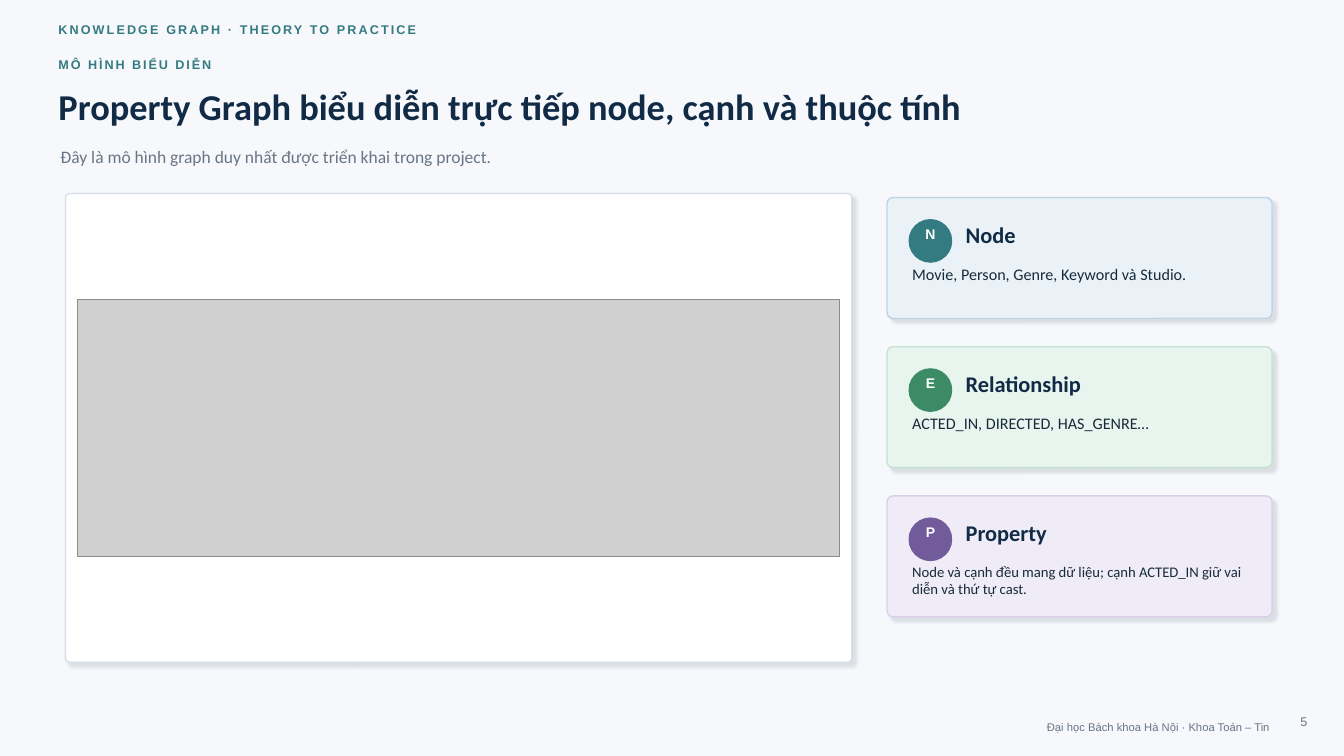
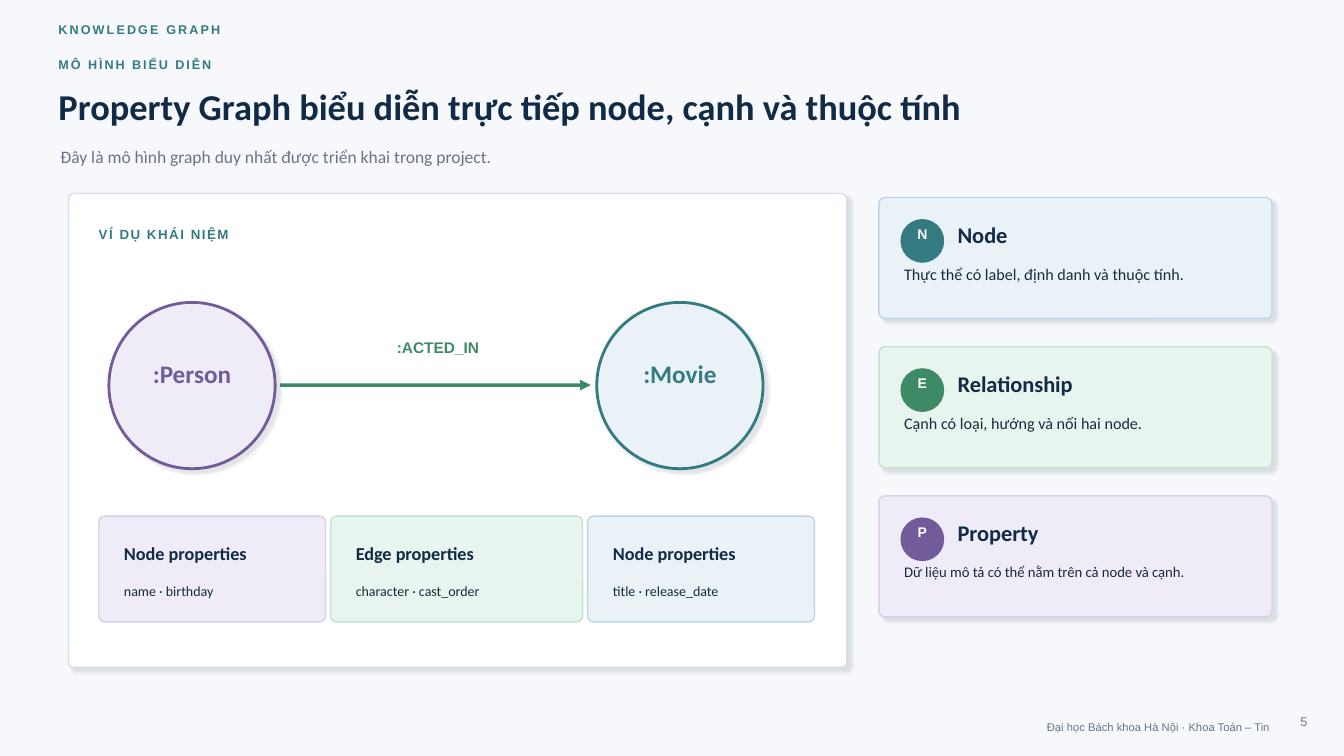
Before and after one commit to khanhhk/advanced_database, a slide deck: slide 5 of docs/deliverables/slide/movie_knowledge_graph_defense.pptx. Drawn at 1344x756 pixels with LibreOffice and Linux fonts; fonts in the diff are those of the drawing; grey boxes stand for pictures. Boxes give left, top, right and bottom in pixels: in the first picture for what was removed or moved away, otherwise in the second. Text is boxed around its words. In the diff, an @@ line names an element or a change of style, - is before the commit and + after.

```diff
--- a/docs/deliverables/slide/movie_knowledge_graph_defense.pptx
+++ b/docs/deliverables/slide/movie_knowledge_graph_defense.pptx
@@ text at [58, 25, 220, 34]: text changed @@
-KNOWLEDGE GRAPH · THEORY TO PRACTICE
+KNOWLEDGE GRAPH
@@ rounded rectangle: place and size @@
-rounded rectangle at [66, 194, 852, 662]
+rounded rectangle at [69, 194, 847, 667]
@@ rounded rectangle at [69, 194, 847, 667]: proportions changed @@
@@ rounded rectangle: place and size @@
-rounded rectangle at [887, 198, 1272, 319]
+rounded rectangle at [879, 198, 1272, 319]
@@ text added at [99, 228, 229, 242], 9.5 pt, text #337B80, bold @@
+VÍ DỤ KHÁI NIỆM
@@ text "Node": place and size @@
-text "Node" at [966, 227, 1016, 243]
+text "Node" at [958, 227, 1008, 243]
@@ text at [904, 267, 1184, 283]: text changed @@
-Movie, Person, Genre, Keyword và Studio.
+Thực thể có label, định danh và thuộc tính.
@@ picture removed at [78, 299, 840, 558] @@
@@ ellipse added at [109, 302, 275, 469], fill #F0ECF7, outline #725B9B 2 pt @@
@@ ellipse added at [597, 302, 763, 469], fill #EAF2F8, outline #337B80 2 pt @@
@@ text added at [397, 342, 479, 355], 11 pt, text #3D8B66, bold @@
+:ACTED_IN
@@ rounded rectangle: place and size @@
-rounded rectangle at [887, 347, 1272, 468]
+rounded rectangle at [879, 347, 1272, 468]
@@ text added at [153, 366, 231, 383], 18 pt, text #725B9B, bold @@
+:Person
@@ arrow added from (280, 385) to (591, 385), #3D8B66 2.5 pt @@
@@ text added at [643, 365, 716, 383], 18 pt, text #337B80, bold @@
+:Movie
@@ text "Relationship": place and size @@
-text "Relationship" at [966, 376, 1081, 396]
+text "Relationship" at [958, 376, 1073, 396]
@@ text at [904, 417, 1143, 432]: text changed @@
-ACTED_IN, DIRECTED, HAS_GENRE…
+Cạnh có loại, hướng và nối hai node.
@@ rounded rectangle: place and size @@
-rounded rectangle at [887, 496, 1272, 617]
+rounded rectangle at [879, 496, 1272, 617]
@@ rounded rectangle added at [99, 516, 326, 622], fill #F0ECF7, outline #D9CFE8 1 pt @@
@@ rounded rectangle added at [331, 516, 583, 622], fill #E8F4EE, outline #C4E2D1 1 pt @@
@@ rounded rectangle added at [588, 516, 815, 622], fill #EAF2F8, outline #BDD4E5 1 pt @@
@@ 3 texts, 3 ellipses: place and size @@
-3 texts, 3 ellipses at [909, 220, 952, 561]
+3 texts, 3 ellipses at [901, 220, 944, 561]
@@ text "Property": place and size @@
-text "Property" at [966, 526, 1047, 545]
+text "Property" at [958, 526, 1039, 545]
@@ text added at [124, 547, 247, 563], 13 pt, text #112B46, bold @@
+Node properties
@@ text added at [356, 547, 474, 563], 13 pt, text #112B46, bold @@
+Edge properties
@@ text added at [613, 547, 736, 563], 13 pt, text #112B46, bold @@
+Node properties
@@ text at [904, 565, 1184, 580]: text changed @@
-Node và cạnh đều mang dữ liệu; cạnh ACTED_IN giữ vai diễn và thứ tự cast.
+Dữ liệu mô tả có thể nằm trên cả node và cạnh.
@@ text added at [124, 586, 213, 598], 10 pt, text #172B3A @@
+name · birthday
@@ text added at [356, 586, 480, 598], 10 pt, text #172B3A @@
+character · cast_order
@@ text added at [613, 586, 718, 598], 10 pt, text #172B3A @@
+title · release_date
```
Also in this commit, not shown: 19 other slides changed, 3 slides added, 2 slides removed, 12 other files.
